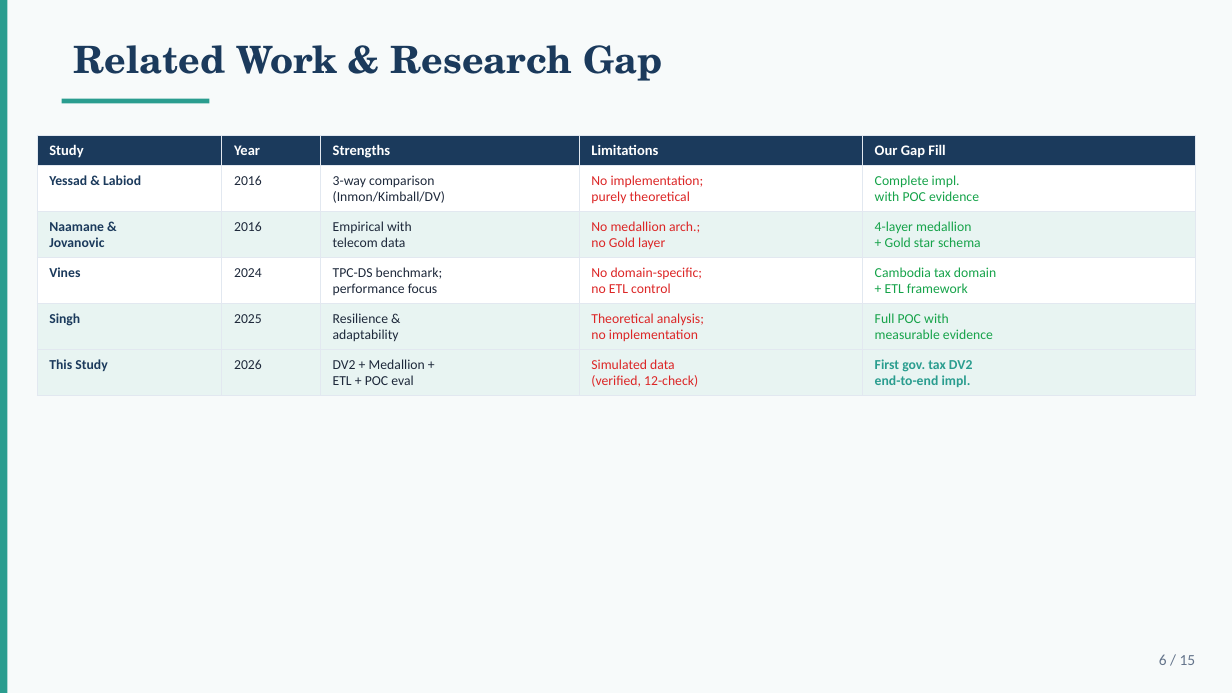
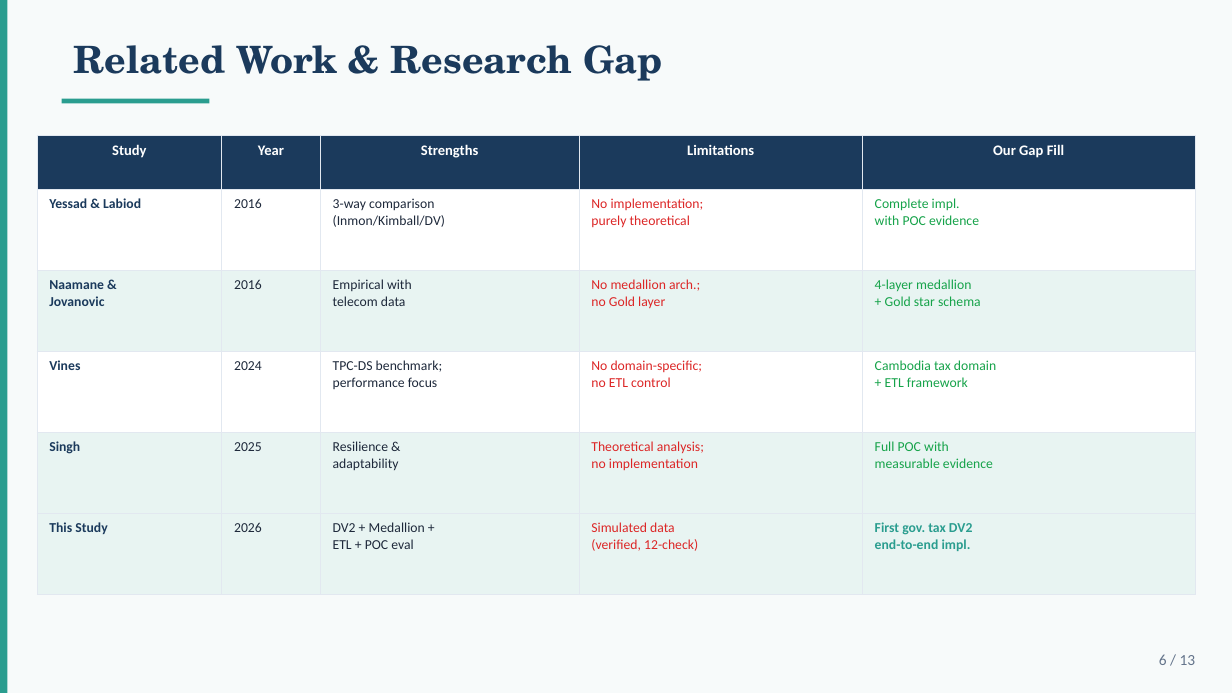
Before and after one commit to mvsotso/dv2-tax-data-warehouse-using-medallion, a slide deck: slide 6 of Documents/Final_Presentation.pptx. Drawn at 1232x693 pixels with LibreOffice and Linux fonts; fonts in the diff are those of the drawing. Boxes give left, top, right and bottom in pixels: in the first picture for what was removed or moved away, otherwise in the second. Text is boxed around its words. In the diff, an @@ line names an element or a change of style, - is before the commit and + after.

```diff
--- a/Documents/Final_Presentation.pptx
+++ b/Documents/Final_Presentation.pptx
@@ table at <box>37,136,1195,594</box> @@
@@ alignment left to centre @@
@@ text at <box>1159,654,1196,665</box>: text changed @@
-6 / 15
+6 / 13
```
Also in this commit, not shown: 11 other slides changed, 2 slides removed, 13 other files.
